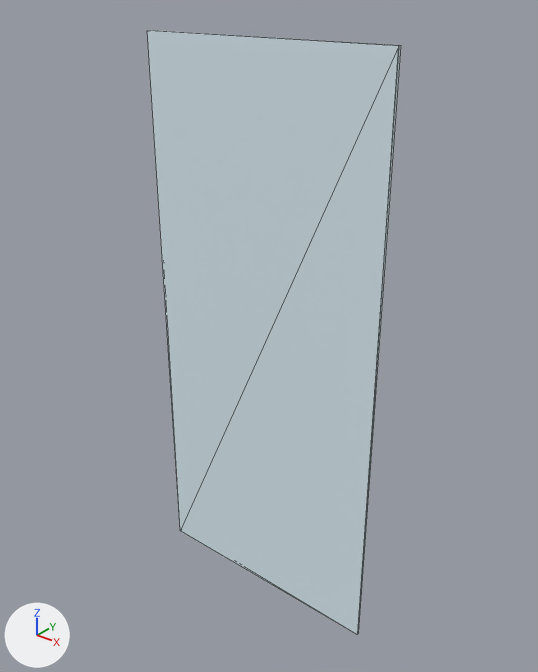
The glTF model storage/picture/mocan-72.glb, before and after one commit.
The view is the same before and after, from a camera (50 mm lens) standing at (1.43, -1.74, 2.16) and looking at (0.01, 0.03, 1.06). Lighting does not change. The marker at lower left points along +X, +Y and +Z. The first picture is the older version. Mesh edges are drawn as thin lines. Vertices at exactly the same position are counted once.

In view in the first picture: 'furniture'.
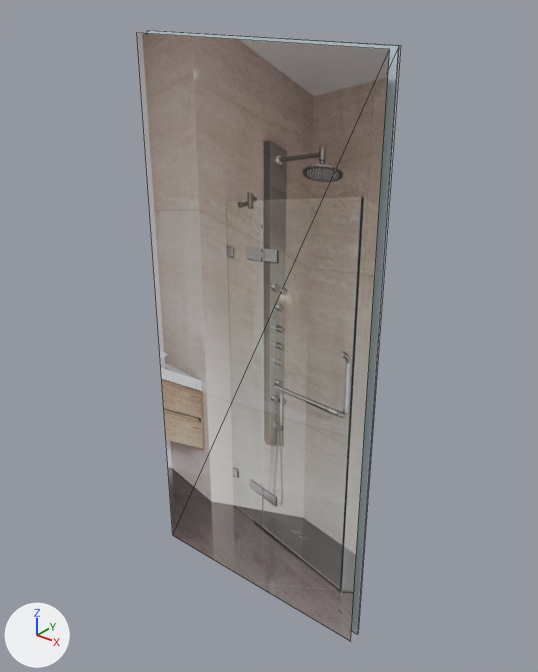
Pixel boxes (x1, y1, x2, y2) of what changed, in the pictures (538 x 672 px):
```json
{"object": "furniture", "change": "reshaped", "before": [147, 30, 401, 634], "after": [137, 30, 401, 642]}
{"part": 1, "of": "me_mesh_0", "change": "added", "after": [137, 33, 389, 642]}
```

Scene script edits in JSON lines:
```json
{"op": "add", "block": "img_image_0", "code": ["img_image_0 = load_image('Image_0', '_unpacked/Image_0', 960, 960, 'sRGB')"]}
{"op": "add", "block": "mat_photo", "code": ["mat_photo = principled_material('photo')", "mat_photo.texture = img_image_0", "mat_photo.roughness = 0.85"]}
{"block": "me_mesh_0", "where": "# used by ob_furniture; location = (0.0, 0.0, 0.0)"}
{"block": "me_mesh_0", "where": "# verts and faces of me_mesh_0; kept vertices keep their numbers, new ones are numbered from 8"}
{"op": "remove", "block": "me_mesh_0", "code": "me_mesh_0.from_pydata(...)  # 8 vertices, 12 faces; spans x -0.45..0.45, y -0.01..0.01, z 0.0..2.0"}
{"op": "add", "block": "me_mesh_0", "code": "me_mesh_0.from_pydata(...)  # 12 vertices, 14 faces; spans x -0.45..0.45, y -0.05..0.01, z 0.0..2.0"}
{"block": "me_mesh_0", "change": "me_mesh_0 part 1"}
{"op": "add", "block": "me_mesh_0", "code": "verts[8] = (-0.45, -0.05, 0.0)  # pixel (172, 535)"}
{"op": "add", "block": "me_mesh_0", "code": "verts[9] = (0.45, -0.05, 0.0)  # pixel (350, 641)"}
{"op": "add", "block": "me_mesh_0", "code": "verts[10] = (0.45, -0.05, 2.0)  # pixel (389, 49)"}
{"op": "add", "block": "me_mesh_0", "code": "verts[11] = (-0.45, -0.05, 2.0)  # pixel (136, 32)"}
{"op": "add", "block": "me_mesh_0", "code": "faces += [(8, 9, 10), (8, 10, 11)]  # mat_photo (picture img_image_0)"}
{"op": "add", "block": "me_mesh_0", "code": "me_mesh_0.materials.append(mat_photo)  # picture img_image_0"}
```
